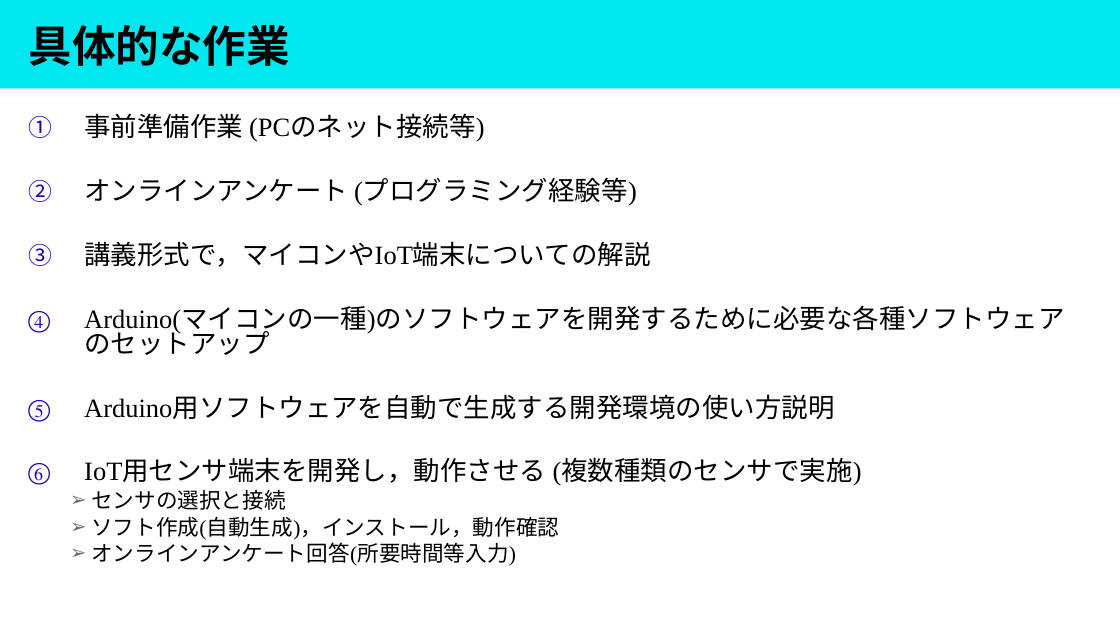
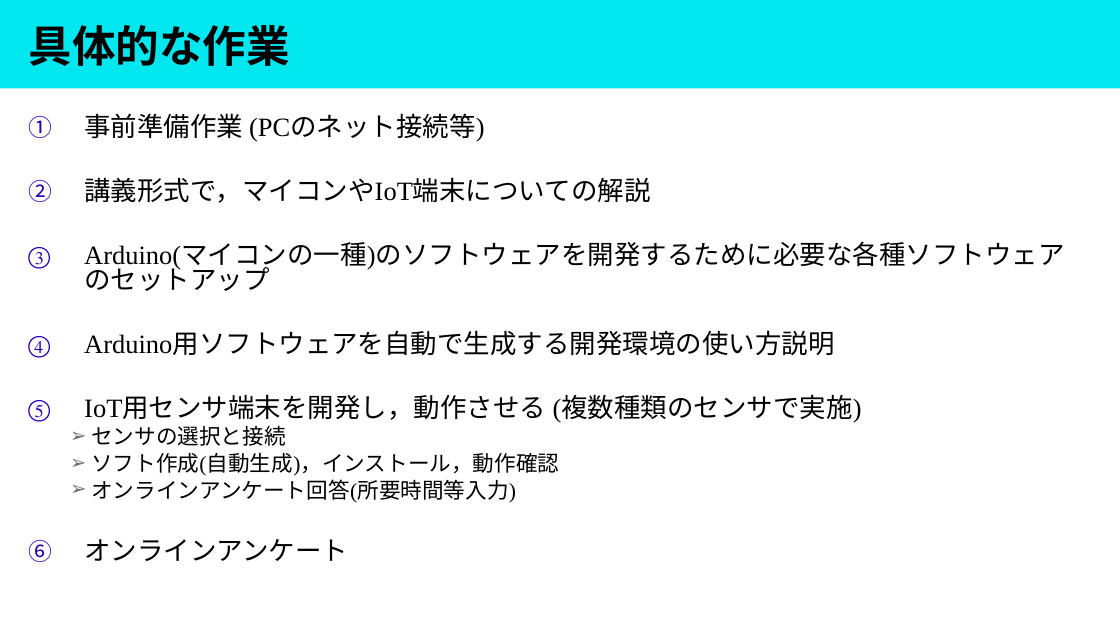
Before and after one commit to houtbrion/Gen_arduino_mqtt, a slide deck: slide 3 of Doc/Presentation/講義形式/①準備.pptx. Drawn at 1120x630 pixels with LibreOffice and Linux fonts; fonts in the diff are those of the drawing. Boxes give left, top, right and bottom in pixels: in the first picture for what was removed or moved away, otherwise in the second. Text is boxed around its words. In the diff, an @@ line names an element or a change of style, - is before the commit and + after.

Commit message:
Update ①準備.pptx
アンケート関連の情報を更新

```diff
--- a/Doc/Presentation/講義形式/①準備.pptx
+++ b/Doc/Presentation/講義形式/①準備.pptx
@@ text at (x1=84, y1=179, x2=637, y2=206): paragraph removed @@
-2. オンラインアンケート (プログラミング経験等)
@@ text at (x1=84, y1=539, x2=348, y2=561): paragraph added @@
+6. オンラインアンケート
```
Also in this commit, not shown: 1 other slide changed.
